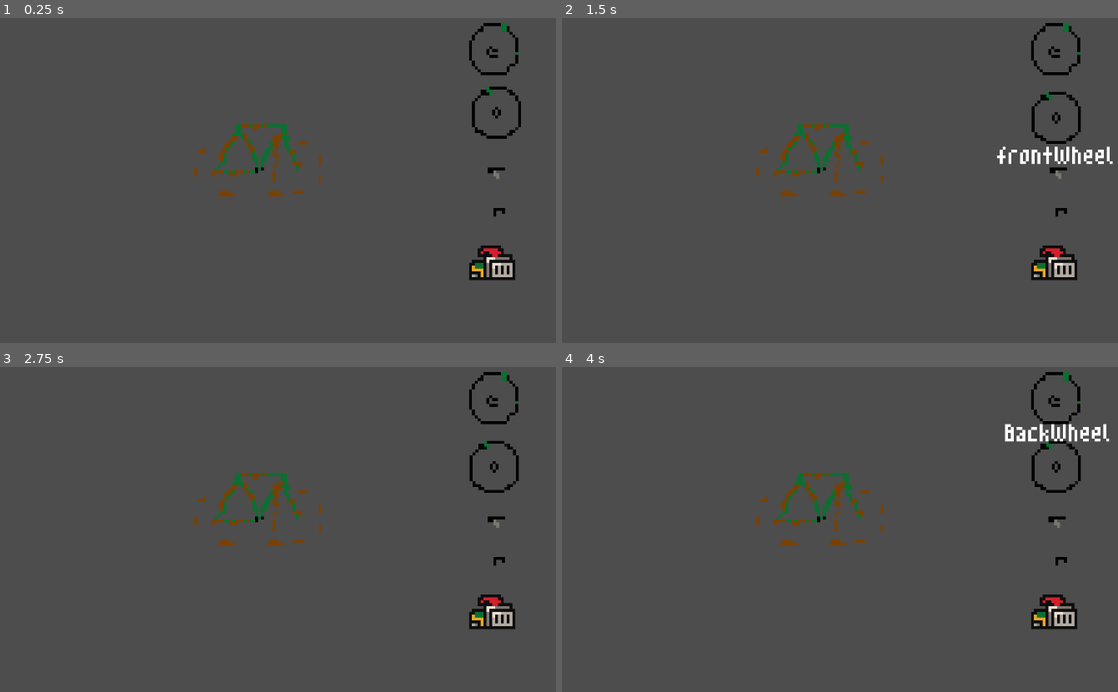
Above: before the commit, frames 1-4 (two rows, left to right).
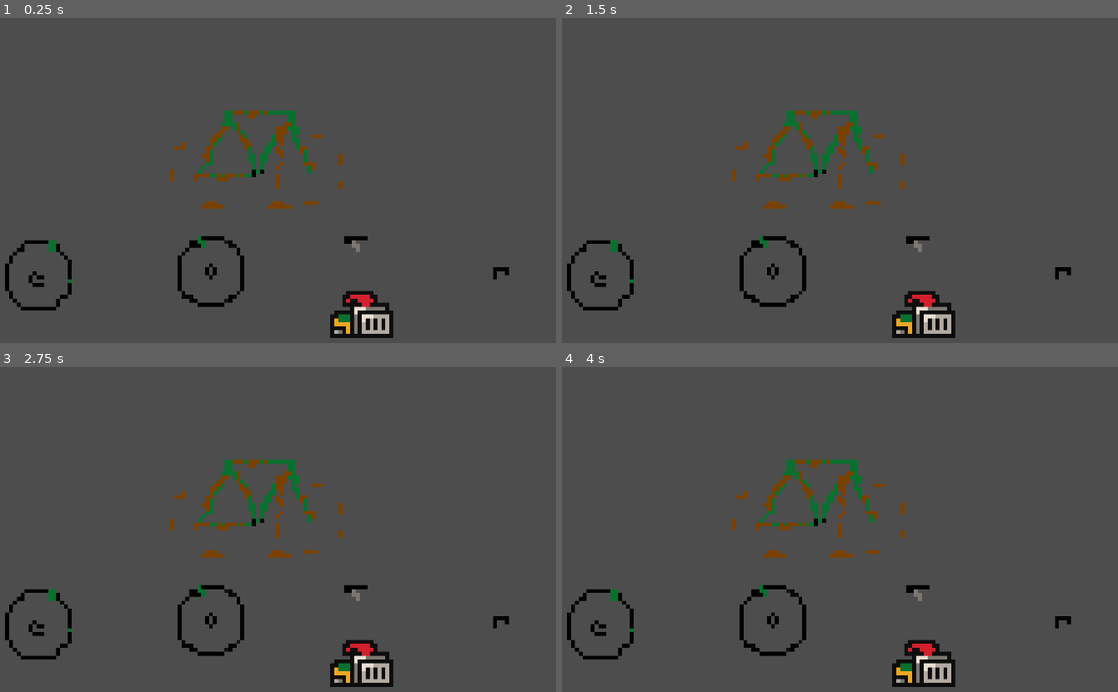
Above: after the commit, the same moments.

Repository: javierrcalvete/bikeShop
Game: Godot game, scene res://scenes/game.tscn
Same seed, same stepped clock (60 frames per second), same inputs: the game is played once before the commit and once after it.
Inputs (mouse positions are in pixels of both pictures, inside the frame that each line leads up to):
- Up to frame 1 (0.25 s): no input
- Up to frame 2 (1.5 s): tap Enter at 0.5 s; move the mouse to (823, 161) at 0.52 s; click (823, 161) at 0.6 s; tap Space at 1.25 s; move the mouse to (1056, 112) at 1.27 s; click (1056, 112) at 1.35 s
- Up to frame 3 (2.75 s): tap Enter at 2 s; move the mouse to (494, 614) at 2.02 s; click (494, 614) at 2.1 s
- Up to frame 4 (4 s): tap Space at 2.75 s; move the mouse to (1056, 523) at 2.77 s; click (1056, 523) at 2.85 s; tap Enter at 3.5 s; move the mouse to (1056, 399) at 3.52 s; click (1056, 399) at 3.6 s

The runs differ from the first frame. In frame 1, 6.2% of the frame differs, in the area x 0-94%, y 1-99%; in frame 2, 6.7%; in frame 3, 6.2%; in frame 4, 6.7%, in the area x 0-99%, y 1-99%.

Commit message:
fixed saddle bug not scoring

Diff:
--- a/project.godot
+++ b/project.godot
@@ -15,6 +15,11 @@
 config/features=PackedStringArray("4.2", "Forward Plus")
 config/icon="res://icon.svg"
 
+[display]
+
+window/size/viewport_width=1920
+window/size/viewport_height=1080
+
 [input]
 
 click={
--- a/scenes/game.tscn
+++ b/scenes/game.tscn
@@ -17,15 +17,15 @@
 script = ExtResource("1_hiaon")
 
 [node name="ScoreLabel" type="Label" parent="GameManager"]
-offset_left = -87.0
-offset_top = -64.0
-offset_right = -43.0
-offset_bottom = -38.0
+offset_left = -76.0
+offset_top = -43.0
+offset_right = -32.0
+offset_bottom = -17.0
 theme_override_fonts/font = ExtResource("2_rifxf")
-theme_override_font_sizes/font_size = 32
+theme_override_font_sizes/font_size = 16
 
 [node name="Camera2D" type="Camera2D" parent="."]
-zoom = Vector2(5, 5)
+zoom = Vector2(11.3, 11.3)
 
 [node name="BikeParts" type="Node" parent="."]
 
@@ -35,20 +35,18 @@
 [node name="Mud" parent="BikeParts" instance=ExtResource("1_ygpkm")]
 
 [node name="WheelFront" parent="BikeParts" instance=ExtResource("6_nioxd")]
-position = Vector2(81, -19)
+position = Vector2(-13, 26)
 
 [node name="Limpiador" parent="BikeParts" instance=ExtResource("2_76j67")]
-position = Vector2(79, 36)
+position = Vector2(25, 40)
 
 [node name="Saddle" parent="BikeParts" instance=ExtResource("5_j26jv")]
-position = Vector2(81, 4)
+position = Vector2(24, 21)
 
 [node name="WheelBack" parent="BikeParts" instance=ExtResource("7_law5b")]
-position = Vector2(79, -39)
+position = Vector2(-58, 29)
 
 [node name="Handlebar" parent="BikeParts" instance=ExtResource("8_adx2t")]
-position = Vector2(82, 17)
+position = Vector2(61, 28)
 
 [connection signal="area_entered" from="BikeParts/Saddle" to="BikeParts/Saddle" method="_on_area_entered"]
-
-[editable path="BikeParts/Handlebar"]
--- a/scenes/saddle.tscn
+++ b/scenes/saddle.tscn
@@ -33,14 +33,15 @@
 shape = SubResource("RectangleShape2D_f1npg")
 
 [node name="Label" type="Label" parent="."]
-offset_left = -10.0
-offset_top = -3.0
-offset_right = 13.0
-offset_bottom = 10.0
+offset_left = -11.0
+offset_top = 2.0
+offset_right = 12.0
+offset_bottom = 15.0
 theme_override_fonts/font = ExtResource("3_7clrc")
 theme_override_font_sizes/font_size = 16
 text = "Saddle"
 
+[connection signal="area_entered" from="." to="." method="_on_area_entered"]
 [connection signal="area_exited" from="." to="." method="_on_area_exited"]
 [connection signal="area_shape_entered" from="." to="." method="_on_area_shape_entered"]
 [connection signal="input_event" from="." to="." method="_on_input_event"]
